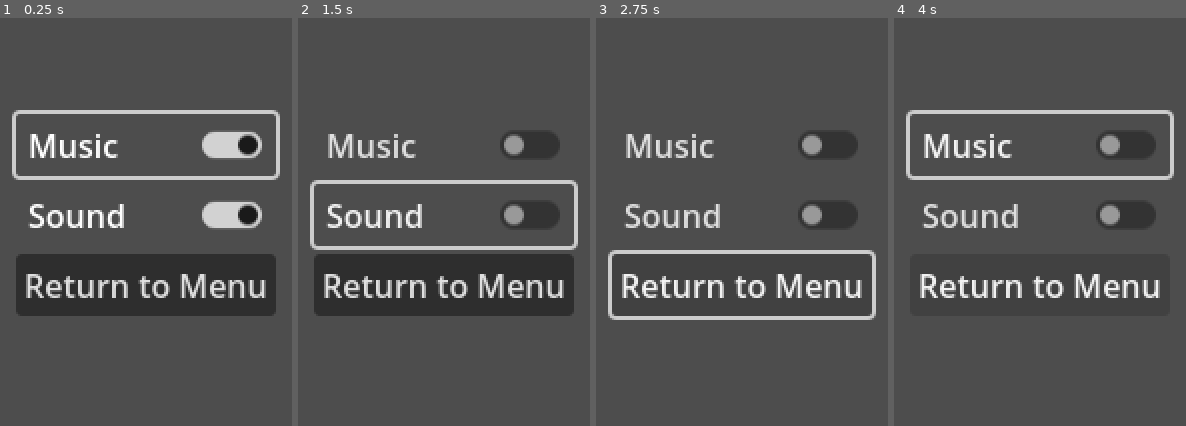
Above: before the commit, frames 1-4 (left to right).
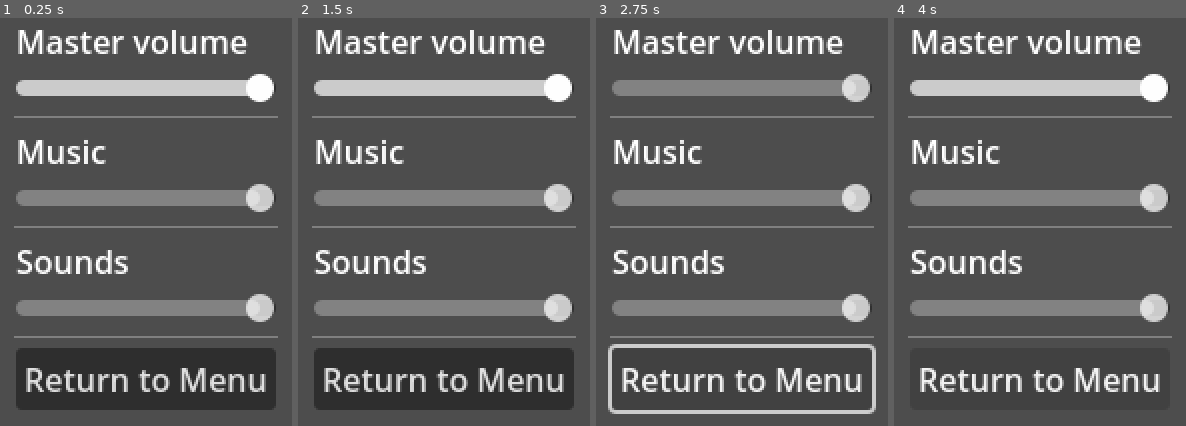
Above: after the commit, the same moments.

Repository: hunttis/ld-58
Game: Godot game, scene res://assets/scenes/menus/options.tscn
The game is run twice, just before and just after one commit, with the same random seed, the same clock (stepped at 60 frames per second) and the same inputs. This scene is started directly instead of the project's main scene.
Inputs (mouse positions are in pixels of both pictures, inside the frame that each line leads up to):
- Up to frame 1 (0.25 s): no input
- Up to frame 2 (1.5 s): click (444, 144) at 0.5 s, where only the run before the commit has a clickable "Music"; click (444, 213) at 1.25 s, where only the run before the commit has a clickable "Sound"
- Up to frame 3 (2.75 s): click "Return to Menu" at 2 s
- Up to frame 4 (4 s): hold Right (ui_right) 2.78-3.53 s; hold Down (ui_down) from 3.53 s (still down)

The runs differ from the first frame. In frame 1, 43% of the frame differs, in the area x 4-96%, y 2-97%; in frame 2, 43%; in frame 3, 28%; in frame 4, 26%.

Commit message:
More basic stuff and fixes

Diff:
--- a/assets/scenes/game.tscn
+++ b/assets/scenes/game.tscn
@@ -1,16 +1,18 @@
-[gd_scene format=3 uid="uid://41ihcei70jgf"]
+[gd_scene load_steps=3 format=3 uid="uid://41ihcei70jgf"]
+
+[ext_resource type="Script" uid="uid://dx87gxngtpab5" path="res://assets/scenes/player.gd" id="1_cb66b"]
+
+[sub_resource type="PlaceholderTexture2D" id="PlaceholderTexture2D_7ngg0"]
+size = Vector2(16, 16)
 
 [node name="Game" type="Node2D"]
 
-[node name="RichTextLabel" type="RichTextLabel" parent="."]
-custom_minimum_size = Vector2(640, 360)
-offset_right = 640.0
-offset_bottom = 360.0
-bbcode_enabled = true
-text = "[center]Game happens here[/center]
+[node name="RemoveMeLabel" type="Label" parent="."]
+offset_right = 156.0
+offset_bottom = 23.0
+text = "Game happens here"
 
-Test sprite (use colorRect)
-Keyboard controls (catch keyboard events)
-
-"
-fit_content = true
+[node name="Player" type="Sprite2D" parent="."]
+position = Vector2(100, 100)
+texture = SubResource("PlaceholderTexture2D_7ngg0")
+script = ExtResource("1_cb66b")
--- a/assets/scenes/master.gd
+++ b/assets/scenes/master.gd
@@ -4,6 +4,13 @@
 var options_scene_file = preload("res://assets/scenes/menus/options.tscn")
 var main_menu_scene_file = preload("res://assets/scenes/menus/main_menu.tscn")
 
+enum Scenes {
+	Main_Menu,
+	Options,
+	Game,
+}
+
+@export var default_scene: Scenes = Scenes.Main_Menu
 @onready var current_scene = $CurrentScene
 
 func _ready():
@@ -11,10 +18,14 @@
 	Events.go_to_menu.connect(_on_go_to_menu)
 	Events.go_to_options.connect(_on_go_to_options)
 
-	# FIX ME
-	AudioServer.set_bus_name(0, "Music")
-	AudioServer.set_bus_name(1, "Sound")
-	_on_go_to_menu()
+	match default_scene:
+		Scenes.Main_Menu:
+			_on_go_to_menu()
+		Scenes.Options:
+			_on_go_to_options()
+		Scenes.Game:
+			_on_go_to_game()
+
 
 func _empty_current_scene():
 	for child_scene in current_scene.get_children():
--- a/assets/scenes/menus/options.gd
+++ b/assets/scenes/menus/options.gd
@@ -1,17 +1,27 @@
 extends Node2D
 
 func _ready() -> void:
-	$OptionsContainer/ButtonContainer/MusicButton.button_pressed = !AudioServer.is_bus_mute(0)
-	$OptionsContainer/ButtonContainer/SoundButton.button_pressed = !AudioServer.is_bus_mute(1)
-	$OptionsContainer/ButtonContainer/MusicButton.grab_focus()
+	$OptionsContainer/ButtonContainer/MasterVolumeSlider.value = AudioServer.get_bus_volume_linear(AudioServer.get_bus_index("Master"))
+	$OptionsContainer/ButtonContainer/MusicVolumeSlider.value = AudioServer.get_bus_volume_linear(AudioServer.get_bus_index("Music"))
+	$OptionsContainer/ButtonContainer/SoundVolumeSlider.value = AudioServer.get_bus_volume_linear(AudioServer.get_bus_index("Sound"))
+	$OptionsContainer/ButtonContainer/MasterVolumeSlider.grab_focus()
 
 func _on_music_button_toggled(toggled_on: bool) -> void:
-	AudioServer.set_bus_mute(0, !toggled_on)
+	AudioServer.set_bus_volume_db(AudioServer.get_bus_index("Music"), linear_to_db($Slider.value))
 	print("Music mute toggled to: ", !toggled_on)
 
 func _on_sound_button_toggled(toggled_on: bool) -> void:
 	AudioServer.set_bus_mute(1, !toggled_on)
 	print("Sound mute toggled to: ", !toggled_on)
 
+func _on_master_volume_slider_value_changed(value: float) -> void:
+	AudioServer.set_bus_volume_db(AudioServer.get_bus_index("Master"), linear_to_db(value))
+
+func _on_music_volume_slider_value_changed(value: float) -> void:
+	AudioServer.set_bus_volume_db(AudioServer.get_bus_index("Music"), linear_to_db(value))
+
+func _on_sound_volume_slider_value_changed(value: float) -> void:
+	AudioServer.set_bus_volume_db(AudioServer.get_bus_index("Audio"), linear_to_db(value))
+
 func _on_return_to_menu_button_pressed() -> void:
 	Events.go_to_menu.emit()
--- a/assets/scenes/menus/options.tscn
+++ b/assets/scenes/menus/options.tscn
@@ -26,31 +26,55 @@
 grow_horizontal = 2
 grow_vertical = 2
 
-[node name="MusicButton" type="CheckButton" parent="OptionsContainer/ButtonContainer"]
+[node name="MasterVolumeLabel" type="Label" parent="OptionsContainer/ButtonContainer"]
+layout_mode = 2
+text = "Master volume"
+
+[node name="MasterVolumeSlider" type="HSlider" parent="OptionsContainer/ButtonContainer"]
 layout_mode = 2
 focus_neighbor_top = NodePath("../ReturnToMenuButton")
-focus_neighbor_bottom = NodePath("../SoundButton")
-focus_next = NodePath("../SoundButton")
-focus_previous = NodePath("../ReturnToMenuButton")
+max_value = 1.0
+step = 0.2
+ticks_on_borders = true
+ticks_position = 3
+
+[node name="HSeparator2" type="HSeparator" parent="OptionsContainer/ButtonContainer"]
+layout_mode = 2
+
+[node name="MusicVolumeLabel" type="Label" parent="OptionsContainer/ButtonContainer"]
+layout_mode = 2
 text = "Music"
 
-[node name="SoundButton" type="CheckButton" parent="OptionsContainer/ButtonContainer"]
+[node name="MusicVolumeSlider" type="HSlider" parent="OptionsContainer/ButtonContainer"]
 layout_mode = 2
-focus_neighbor_top = NodePath("../MusicButton")
-focus_neighbor_bottom = NodePath("../ReturnToMenuButton")
-focus_next = NodePath("../ReturnToMenuButton")
-focus_previous = NodePath("../MusicButton")
-button_pressed = true
-text = "Sound"
+max_value = 1.0
+step = 0.2
+ticks_on_borders = true
+ticks_position = 3
+
+[node name="HSeparator3" type="HSeparator" parent="OptionsContainer/ButtonContainer"]
+layout_mode = 2
+
+[node name="SoundVolumeLabel" type="Label" parent="OptionsContainer/ButtonContainer"]
+layout_mode = 2
+text = "Sounds"
+
+[node name="SoundVolumeSlider" type="HSlider" parent="OptionsContainer/ButtonContainer"]
+layout_mode = 2
+max_value = 1.0
+step = 0.2
+ticks_on_borders = true
+ticks_position = 3
+
+[node name="HSeparator4" type="HSeparator" parent="OptionsContainer/ButtonContainer"]
+layout_mode = 2
 
 [node name="ReturnToMenuButton" type="Button" parent="OptionsContainer/ButtonContainer"]
 layout_mode = 2
-focus_neighbor_top = NodePath("../SoundButton")
-focus_neighbor_bottom = NodePath("../MusicButton")
-focus_next = NodePath("../MusicButton")
-focus_previous = NodePath("../SoundButton")
+focus_neighbor_bottom = NodePath("../MasterVolumeSlider")
 text = "Return to Menu"
 
-[connection signal="toggled" from="OptionsContainer/ButtonContainer/MusicButton" to="." method="_on_music_button_toggled"]
-[connection signal="toggled" from="OptionsContainer/ButtonContainer/SoundButton" to="." method="_on_sound_button_toggled"]
+[connection signal="value_changed" from="OptionsContainer/ButtonContainer/MasterVolumeSlider" to="." method="_on_master_volume_slider_value_changed"]
+[connection signal="value_changed" from="OptionsContainer/ButtonContainer/MusicVolumeSlider" to="." method="_on_music_volume_slider_value_changed"]
+[connection signal="value_changed" from="OptionsContainer/ButtonContainer/SoundVolumeSlider" to="." method="_on_sound_volume_slider_value_changed"]
 [connection signal="pressed" from="OptionsContainer/ButtonContainer/ReturnToMenuButton" to="." method="_on_return_to_menu_button_pressed"]
--- /dev/null
+++ b/assets/scenes/player.gd
@@ -0,0 +1,32 @@
+extends Sprite2D
+
+@export var acceleration: float = 100
+@export var deceleration: float = 10
+@export var max_speed: Vector2 = Vector2(5, 5)
+var speed: Vector2 = Vector2.ZERO
+
+func _process(delta: float) -> void:
+
+	if Input.is_action_pressed("ui_up"):
+		speed = speed + Vector2.UP * delta * acceleration
+	elif Input.is_action_pressed("ui_down"):
+		speed = speed + Vector2.DOWN * delta * acceleration
+
+	if Input.is_action_pressed("ui_left"):
+		speed = speed + Vector2.LEFT * delta * acceleration
+	if Input.is_action_pressed("ui_right"):
+		speed = speed + Vector2.RIGHT * delta * acceleration
+
+	print("Speed: ", speed, " - Delta: ", delta)
+
+	speed.x = clamp(speed.x, -max_speed.x, max_speed.x)
+	speed.y = clamp(speed.y, -max_speed.y, max_speed.y)
+
+	position = position + speed
+	speed = speed.move_toward(Vector2.ZERO, deceleration * delta)
+
+	if position.x < 8 || position.x > get_window().size.x - 8:
+		speed.x = 0
+
+	if position.y < 8 || position.y > get_window().size.y - 8:
+		speed.y = 0
--- a/default_bus_layout.tres
+++ b/default_bus_layout.tres
@@ -1,6 +1,7 @@
 [gd_resource type="AudioBusLayout" format=3 uid="uid://ds206dwchwaby"]
 
 [resource]
+bus/0/volume_db = -0.030508041
 bus/1/name = &"Music"
 bus/1/solo = false
 bus/1/mute = false
Not shown, added: assets/scenes/player.gd.uid
